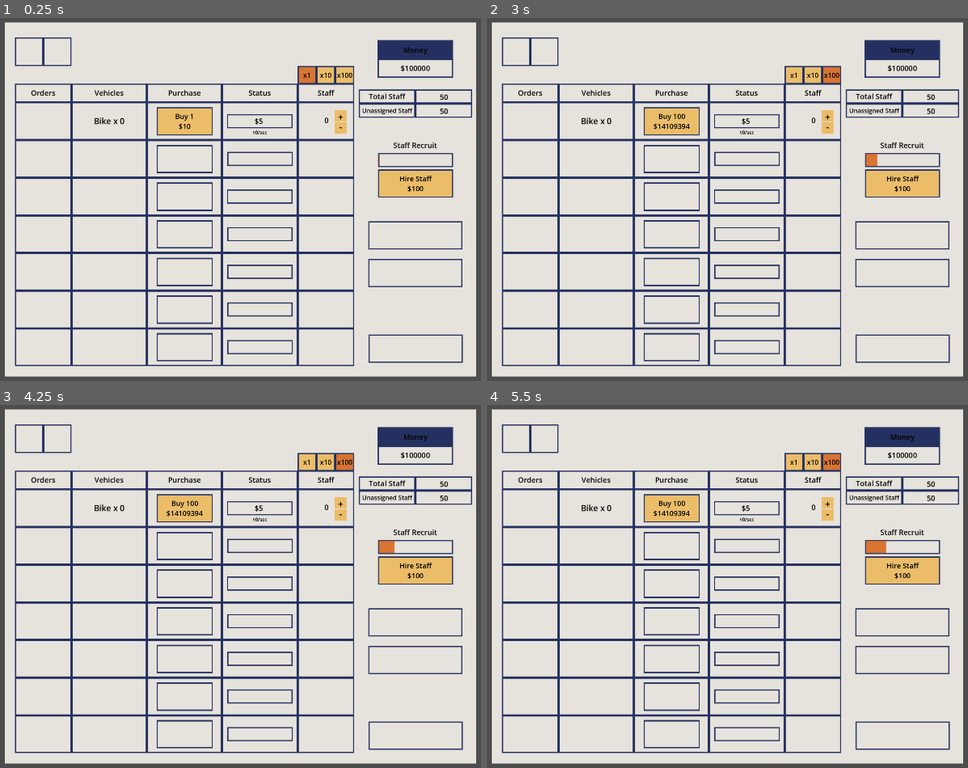
Above: before the commit, frames 1-4 (two rows, left to right).
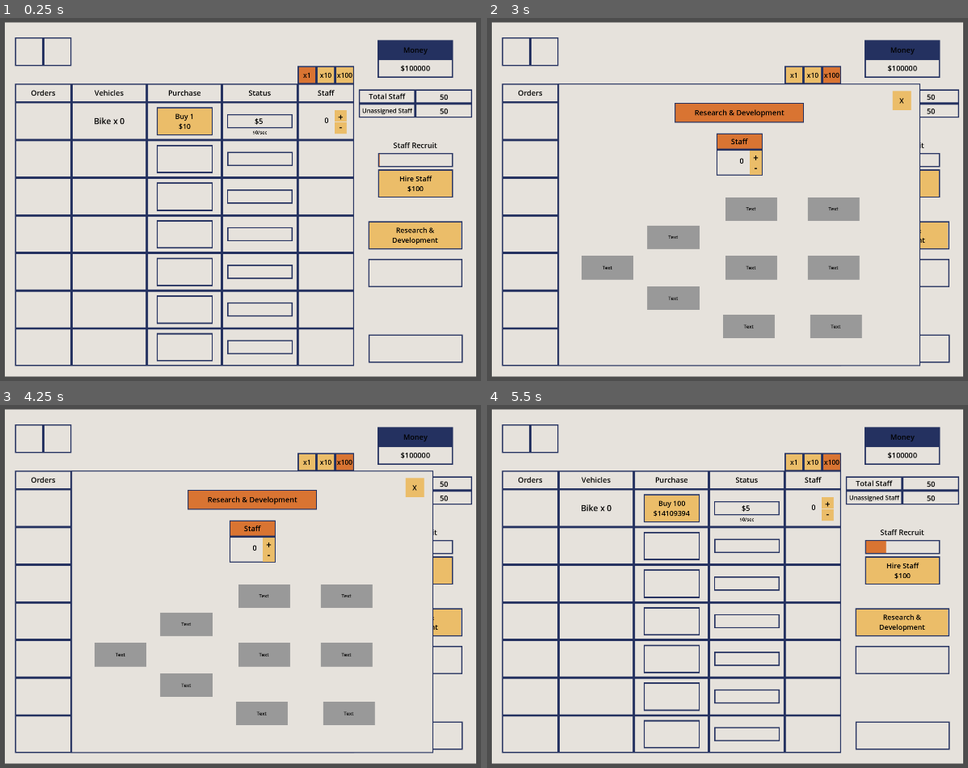
Above: after the commit, the same moments.

Repository: ethan-berkowitz/logistics
Game: Godot game, scene res://scenes/game.tscn
The game is run twice, just before and just after one commit, with the same random seed, the same clock (stepped at 60 frames per second) and the same inputs.
Inputs (mouse positions are in pixels of both pictures, inside the frame that each line leads up to):
- Up to frame 1 (0.25 s): no input
- Up to frame 2 (3 s): click "x1" at 0.5 s; click "x10" at 1.25 s; click "x100" at 2 s; click (900, 235) at 2.75 s, where only the run after the commit has a clickable "Research & Development"
- Up to frame 3 (4.25 s): click (120, 655) at 3.52 s
- Up to frame 4 (5.5 s): click (900, 488) at 4.25 s, where only the run after the commit has a clickable "X"; click "Buy 100 $14109394" at 5 s

The runs differ from the first frame. In frame 1, 1.4% of the frame differs, in the area x 76-96%, y 56-64%; in frame 2, 18%; in frame 3, 18%, in the area x 14-96%, y 18-96%; in frame 4, 1.4%.

Commit message:
added menu scene and added to main but not working yet

Diff:
--- a/scenes/game.tscn
+++ b/scenes/game.tscn
@@ -9,6 +9,7 @@
 [ext_resource type="PackedScene" uid="uid://6n4ioryd18bo" path="res://scenes/progress_bar.tscn" id="6_nh13f"]
 [ext_resource type="PackedScene" uid="uid://cs3da7nnx6gf2" path="res://scenes/vehicle_staff.tscn" id="7_67hdm"]
 [ext_resource type="PackedScene" uid="uid://4fve28hy52sf" path="res://scenes/multiplier_button.tscn" id="9_qdu77"]
+[ext_resource type="PackedScene" uid="uid://coo7gem0knry3" path="res://scenes/research_menu.tscn" id="10_fgeut"]
 
 [node name="Game" type="Node2D"]
 
@@ -315,26 +316,41 @@
 
 [node name="MultiplierButtons" type="Node2D" parent="Main"]
 
-[node name="x1_button" parent="Main" instance=ExtResource("9_qdu77")]
+[node name="x1_button" parent="Main/MultiplierButtons" instance=ExtResource("9_qdu77")]
 offset_left = 198.0
 offset_top = -450.0
 offset_right = 254.0
 offset_bottom = -396.0
 text = "x1"
 
-[node name="x10_button" parent="Main" instance=ExtResource("9_qdu77")]
+[node name="x10_button" parent="Main/MultiplierButtons" instance=ExtResource("9_qdu77")]
 offset_left = 262.0
 offset_top = -450.0
 offset_right = 318.0
 offset_bottom = -396.0
 text = "x10"
 
-[node name="max_button" parent="Main" instance=ExtResource("9_qdu77")]
+[node name="max_button" parent="Main/MultiplierButtons" instance=ExtResource("9_qdu77")]
 offset_left = 326.0
 offset_top = -450.0
 offset_right = 382.0
 offset_bottom = -396.0
 text = "x100"
 
+[node name="Menus" type="Node2D" parent="Main"]
+
+[node name="ResearchMenu" parent="Main/Menus" instance=ExtResource("10_fgeut")]
+visible = false
+z_index = 1
+position = Vector2(40, 0)
+
+[node name="ResearchButton" parent="Main/Menus" instance=ExtResource("3_kbxrh")]
+offset_left = 438.0
+offset_top = 78.0
+offset_right = 749.0
+offset_bottom = 165.0
+text = "Research &
+Development"
+
 [node name="Camera2D" type="Camera2D" parent="."]
 zoom = Vector2(1.05, 1.05)
--- a/scenes/research_menu.tscn
+++ b/scenes/research_menu.tscn
@@ -1,7 +1,97 @@
-[gd_scene format=3 uid="uid://coo7gem0knry3"]
+[gd_scene load_steps=7 format=3 uid="uid://coo7gem0knry3"]
 
-[node name="ResearchMenu" type="Control"]
-layout_mode = 3
-anchors_preset = 0
-offset_right = 40.0
-offset_bottom = 40.0
+[ext_resource type="Texture2D" uid="uid://bxut7o41rl1y1" path="res://assets/menu_window.png" id="1_okgfh"]
+[ext_resource type="Script" path="res://scripts/research_menu.gd" id="2_302jf"]
+[ext_resource type="PackedScene" uid="uid://81rtenwebd78" path="res://scenes/research_node.tscn" id="2_jrcek"]
+[ext_resource type="PackedScene" uid="uid://ck2u1giyqndgm" path="res://scenes/main_button.tscn" id="4_qimly"]
+[ext_resource type="PackedScene" uid="uid://cv744psbwfgs1" path="res://scenes/main_label.tscn" id="5_ioyc7"]
+[ext_resource type="PackedScene" uid="uid://cs3da7nnx6gf2" path="res://scenes/vehicle_staff.tscn" id="6_v6mqk"]
+
+[node name="ResearchMenu" type="Sprite2D"]
+texture = ExtResource("1_okgfh")
+script = ExtResource("2_302jf")
+
+[node name="ResearchTypes" type="Node2D" parent="."]
+
+[node name="HR" parent="ResearchTypes" instance=ExtResource("2_jrcek")]
+offset_left = -536.0
+offset_top = 192.0
+offset_right = -360.0
+offset_bottom = 272.0
+
+[node name="Marketing" parent="ResearchTypes" instance=ExtResource("2_jrcek")]
+offset_left = -312.0
+offset_top = 88.0
+offset_right = -136.0
+offset_bottom = 168.0
+
+[node name="Maintenence" parent="ResearchTypes" instance=ExtResource("2_jrcek")]
+offset_left = -312.0
+offset_top = 296.0
+offset_right = -136.0
+offset_bottom = 376.0
+
+[node name="Contractors" parent="ResearchTypes" instance=ExtResource("2_jrcek")]
+offset_left = -48.0
+offset_top = -8.0
+offset_right = 128.0
+offset_bottom = 72.0
+
+[node name="MarketingPower" parent="ResearchTypes" instance=ExtResource("2_jrcek")]
+offset_left = -48.0
+offset_top = 192.0
+offset_right = 128.0
+offset_bottom = 272.0
+
+[node name="RailwayManagement" parent="ResearchTypes" instance=ExtResource("2_jrcek")]
+offset_left = -56.0
+offset_top = 392.0
+offset_right = 120.0
+offset_bottom = 472.0
+
+[node name="Efficiency" parent="ResearchTypes" instance=ExtResource("2_jrcek")]
+offset_left = 232.0
+offset_top = 192.0
+offset_right = 408.0
+offset_bottom = 272.0
+
+[node name="Synergies" parent="ResearchTypes" instance=ExtResource("2_jrcek")]
+offset_left = 232.0
+offset_top = -8.0
+offset_right = 408.0
+offset_bottom = 72.0
+
+[node name="Advanced R&D" parent="ResearchTypes" instance=ExtResource("2_jrcek")]
+offset_left = 240.0
+offset_top = 392.0
+offset_right = 416.0
+offset_bottom = 472.0
+
+[node name="CloseMenu" parent="." instance=ExtResource("4_qimly")]
+offset_left = 520.0
+offset_top = -368.0
+offset_right = 584.0
+offset_bottom = -304.0
+text = "X"
+
+[node name="Labels" type="Node2D" parent="."]
+
+[node name="StaffLabel" parent="Labels" instance=ExtResource("5_ioyc7")]
+offset_left = -75.0
+offset_top = -222.0
+offset_right = 76.0
+offset_bottom = -173.0
+text = "Staff"
+
+[node name="ResearchAndDevLabel" parent="Labels" instance=ExtResource("5_ioyc7")]
+offset_left = -216.0
+offset_top = -326.0
+offset_right = 217.0
+offset_bottom = -264.0
+text = "Research & Development"
+
+[node name="StaffControl" parent="." instance=ExtResource("6_v6mqk")]
+offset_left = 36.0
+offset_top = -166.0
+offset_right = 76.0
+offset_bottom = -126.0
--- /dev/null
+++ b/scenes/research_node.tscn
@@ -0,0 +1,46 @@
+[gd_scene load_steps=5 format=3 uid="uid://81rtenwebd78"]
+
+[ext_resource type="Script" path="res://scripts/research_node.gd" id="1_bf3va"]
+
+[sub_resource type="StyleBoxFlat" id="StyleBoxFlat_0o0pl"]
+
+[sub_resource type="StyleBoxFlat" id="StyleBoxFlat_iysww"]
+bg_color = Color(0.85098, 0.454902, 0.196078, 1)
+
+[sub_resource type="StyleBoxEmpty" id="StyleBoxEmpty_kiuf8"]
+
+[node name="ResearchNode" type="Control"]
+layout_mode = 3
+anchors_preset = 0
+offset_right = 176.0
+offset_bottom = 80.0
+script = ExtResource("1_bf3va")
+
+[node name="ProgressBar" type="ProgressBar" parent="."]
+layout_mode = 0
+offset_right = 176.0
+offset_bottom = 80.0
+theme_override_styles/background = SubResource("StyleBoxFlat_0o0pl")
+theme_override_styles/fill = SubResource("StyleBoxFlat_iysww")
+max_value = 1.0
+show_percentage = false
+
+[node name="Label" type="Label" parent="."]
+layout_mode = 0
+offset_right = 176.0
+offset_bottom = 80.0
+theme_override_colors/font_color = Color(0, 0, 0, 1)
+text = "Text"
+horizontal_alignment = 1
+vertical_alignment = 1
+
+[node name="Button" type="Button" parent="."]
+layout_mode = 0
+offset_right = 176.0
+offset_bottom = 80.0
+focus_mode = 0
+theme_override_styles/normal = SubResource("StyleBoxEmpty_kiuf8")
+theme_override_styles/hover = SubResource("StyleBoxEmpty_kiuf8")
+theme_override_styles/pressed = SubResource("StyleBoxEmpty_kiuf8")
+theme_override_styles/disabled = SubResource("StyleBoxEmpty_kiuf8")
+theme_override_styles/focus = SubResource("StyleBoxEmpty_kiuf8")
--- a/scripts/main.gd
+++ b/scripts/main.gd
@@ -7,9 +7,12 @@
 @onready var recruit_status_bar = $Staff/RecruitStatusBar
 @onready var hire_staff_button = $Staff/HireStaffButton
 
-@onready var x1_button = $x1_button
-@onready var x10_button = $x10_button
-@onready var max_button = $max_button
+@onready var x1_button = $MultiplierButtons/x1_button
+@onready var x10_button = $MultiplierButtons/x10_button
+@onready var max_button = $MultiplierButtons/max_button
+
+@onready var research_menu = $Menus/ResearchMenu
+@onready var research_button = $Menus/ResearchButton
 
 @onready var bike_label: Label = $VehicleLabels/BikeLabel
 @onready var bike_purchase: Button = $Buttons/BikePurchase
@@ -67,41 +70,47 @@
 var hire_staff_price_inc := 1.25
 
 func _ready():
-	# price, value, duration
-	bike = Vehicle.new("Bike", 10, 5, 5.0, 0, 0, 0, 0.0, false, bike_label, bike_status_bar, bike_purchase, bike_staff)
-	all_vehicles.append(bike)
-
-	van = Vehicle.new("Van", 20, 50, 25.0, 0, 0, 0, 0.0, true, van_label, van_status_bar, van_purchase, van_staff)
-	all_vehicles.append(van)
-
-	truck = Vehicle.new("Truck", 50, 200, 50.0, 0, 0, 0, 0.0, true, truck_label, truck_status_bar, truck_purchase, truck_staff)
-	all_vehicles.append(truck)
-
-	plane = Vehicle.new("Plane", 200, 500, 100.0, 0, 0, 0, 0.0, true, plane_label, plane_status_bar, plane_purchase, plane_staff)
-	all_vehicles.append(plane)
-
-	boat = Vehicle.new("Boat", 500, 1500, 150.0, 0, 0, 0, 0.0, true, boat_label, boat_status_bar, boat_purchase, boat_staff)
-	all_vehicles.append(boat)
-
-	train = Vehicle.new("Train", 1000, 3000, 200, 0, 0, 0, 0.0, true, train_label, train_status_bar, train_purchase, train_staff)
-	all_vehicles.append(train)
-
-	portal = Vehicle.new("Portal", 2000, 10000, 500, 0, 0, 0, 0.0, true, portal_label, portal_status_bar, portal_purchase, portal_staff)
-	all_vehicles.append(portal)
-
+	init_vehicles()
+	init_other_buttons()
+	connect_all_vehicle_buttons()
+	update_money(0)
+	update_all_vehicle_purchase_text()
+	update_all_value_labels()
+	update_hire_staff_text()
+
+func init_other_buttons():
 	hire_staff_button.pressed.connect(hire_staff)
-
+	research_button.pressed.connect(open_research_menu)
 	# Mult Buttons
 	x1_button.button_pressed = true
 	x1_button.pressed.connect(update_multiplier.bind(1))
 	x10_button.pressed.connect(update_multiplier.bind(10))
 	max_button.pressed.connect(update_multiplier.bind(100))
 
-	connect_all_vehicle_buttons()
-	update_money(0)
-	update_all_vehicle_purchase_text()
-	update_all_value_labels()
-	update_hire_staff_text()
+func init_vehicles():
+	bike = Vehicle.new("Bike", 10, 5, 5.0, 0, 0, 0, 0.0, false, bike_label, bike_status_bar, bike_purchase, bike_staff)
+	all_vehicles.append(bike)
+
+	van = Vehicle.new("Van", 20, 50, 25.0, 0, 0, 0, 0.0, true, van_label, van_status_bar, van_purchase, van_staff)
+	all_vehicles.append(van)
+
+	truck = Vehicle.new("Truck", 50, 200, 50.0, 0, 0, 0, 0.0, true, truck_label, truck_status_bar, truck_purchase, truck_staff)
+	all_vehicles.append(truck)
+
+	plane = Vehicle.new("Plane", 200, 500, 100.0, 0, 0, 0, 0.0, true, plane_label, plane_status_bar, plane_purchase, plane_staff)
+	all_vehicles.append(plane)
+
+	boat = Vehicle.new("Boat", 500, 1500, 150.0, 0, 0, 0, 0.0, true, boat_label, boat_status_bar, boat_purchase, boat_staff)
+	all_vehicles.append(boat)
+
+	train = Vehicle.new("Train", 1000, 3000, 200, 0, 0, 0, 0.0, true, train_label, train_status_bar, train_purchase, train_staff)
+	all_vehicles.append(train)
+
+	portal = Vehicle.new("Portal", 2000, 10000, 500, 0, 0, 0, 0.0, true, portal_label, portal_status_bar, portal_purchase, portal_staff)
+	all_vehicles.append(portal)
+
+func open_research_menu():
+	research_menu.visible = true
 
 func update_multiplier(value: int):
 	if value == 1:
--- /dev/null
+++ b/scripts/research_menu.gd
@@ -0,0 +1,42 @@
+extends Sprite2D
+
+@onready var hr = $ResearchTypes/HR
+@onready var marketing = $ResearchTypes/Marketing
+@onready var maintenence = $ResearchTypes/Maintenence
+@onready var contractors = $ResearchTypes/Contractors
+@onready var marketing_power = $ResearchTypes/MarketingPower
+@onready var railway_management = $ResearchTypes/RailwayManagement
+@onready var efficiency = $ResearchTypes/Efficiency
+@onready var synergies = $ResearchTypes/Synergies
+@onready var advanced_r_d = $"ResearchTypes/Advanced R&D"
+
+@onready var close_menu = $CloseMenu
+
+var all_research_nodes = []
+var staff := 0
+
+func _ready():
+	all_research_nodes = [
+		hr,
+		marketing,
+		maintenence,
+		contractors,
+		marketing_power,
+		railway_management,
+		efficiency,
+		synergies,
+		advanced_r_d
+	]
+	for node in all_research_nodes:
+		node.button.pressed.connect(on_research_node_pressed.bind(node))
+
+	close_menu.pressed.connect(on_close_menu_pressed)
+
+func on_close_menu_pressed():
+	visible = false
+
+func on_research_node_pressed(node):
+	if node.active:
+		for other in all_research_nodes:
+			if other != node:
+				other.active = false
--- /dev/null
+++ b/scripts/research_node.gd
@@ -0,0 +1,32 @@
+@tool
+extends Control
+
+@onready var button: Button = $Button
+@onready var progress_bar: ProgressBar = $ProgressBar
+@onready var label: Label = $Label
+
+var staff := 0
+var status := 0.0
+var duration := 10.0
+var active := false
+var complete := false
+
+func _ready():
+	button.pressed.connect(on_button_pressed)
+
+func _process(delta):
+	if active:
+		status += delta * staff
+		var progress = status / duration
+		progress_bar.value = progress
+		if progress >= 1:
+			complete = true
+			active = false
+
+func on_button_pressed():
+	print("pressed")
+	if !complete:
+		active = true
+
+func update_text(text : String):
+	label.text = text
Binary file changed: assets/logistics.aseprite
Binary file added: assets/menu_window.png
Not shown, added: assets/menu_window.png.import
Not shown: 1 places in scenes/game.tscn that only renumber resources
